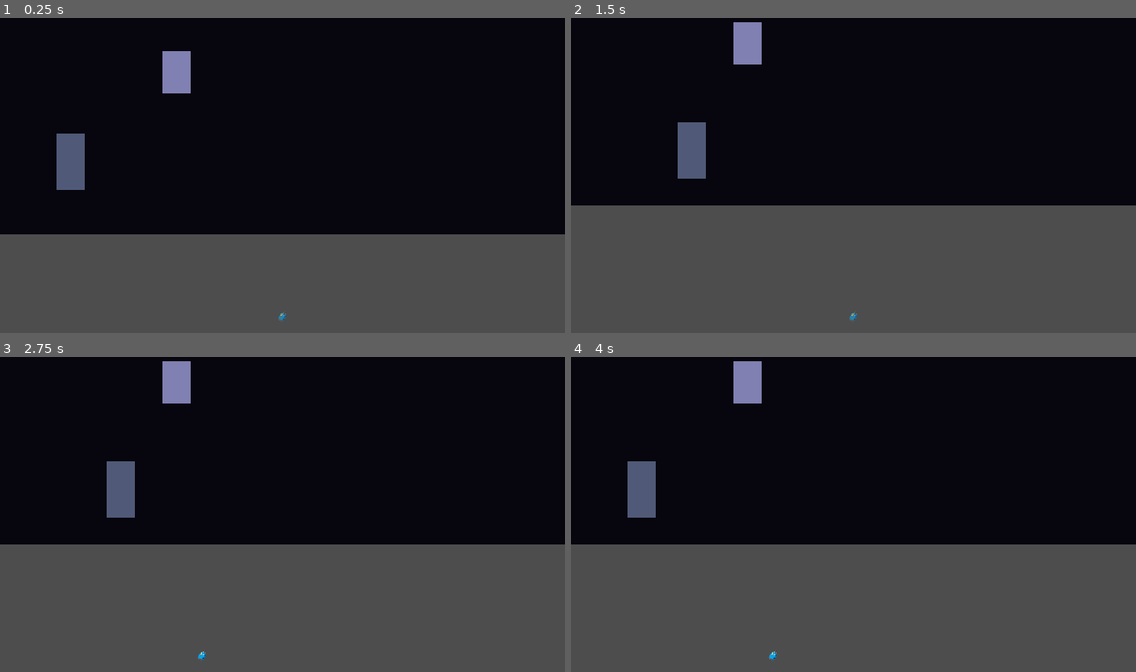
Above: before the commit, frames 1-4 (two rows, left to right).
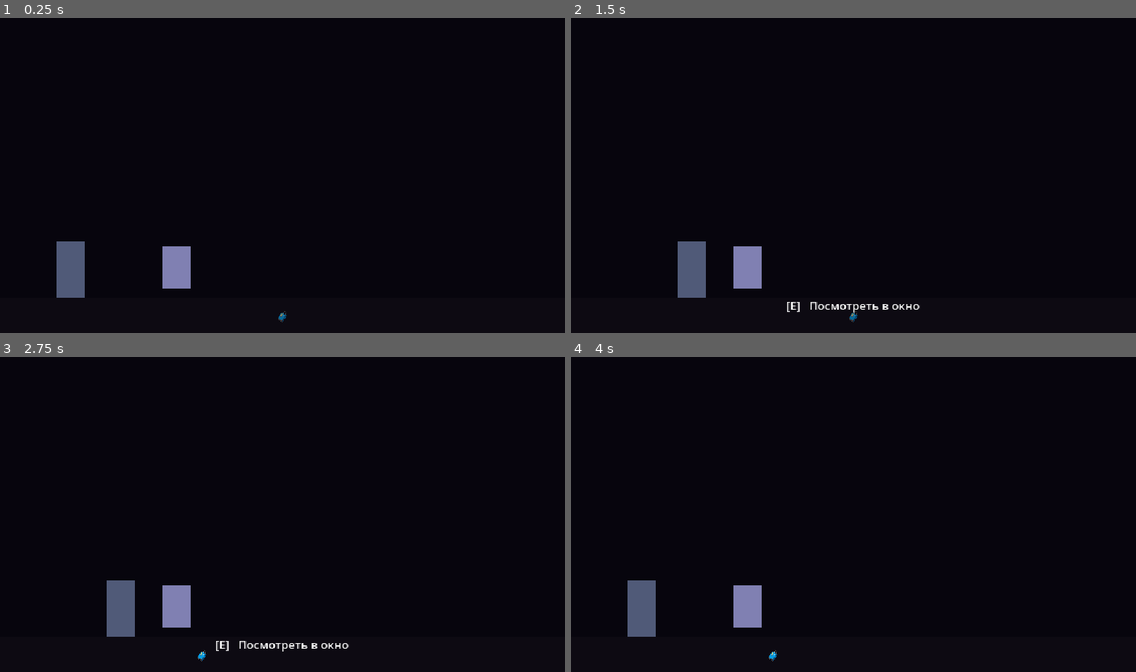
Above: after the commit, the same moments.

Repository: PNVDEVOPS/balagan_game
Game: Godot game, scene res://scenes/rooms/room_corridor.tscn
Same seed, same stepped clock (60 frames per second), same inputs: the game is played once before the commit and once after it. This scene is started directly instead of the project's main scene.
Inputs (mouse positions are in pixels of both pictures, inside the frame that each line leads up to):
- Up to frame 1 (0.25 s): no input
- Up to frame 2 (1.5 s): tap Enter at 0.5 s; move the mouse to (977, 159) at 0.52 s; hold D (move_right) 0.53-1.25 s; hold E (interact) 0.53-1.25 s; click (977, 159) at 0.67 s; drag from (740, 191) to (746, 43) at 1.27 s
- Up to frame 3 (2.75 s): click "🧳" at 2 s
- Up to frame 4 (4 s): tap Space (advance_dialogue) at 2.75 s; move the mouse to (910, 445) at 2.77 s; hold A (move_left) 2.78-3.5 s; hold F (crank) 2.78-3.5 s; tap E (interact) at 3.05 s; drag from (825, 577) to (684, 467) at 3.52 s

The runs differ from the first frame. In frame 1, 33% of the frame differs, in the area x 0-100%, y 10-100%; in frame 2, 42%; in frame 3, 42%; in frame 4, 42%, in the area x 0-100%, y 1-100%.

Commit message:
fix: floor y=660/bg=700px; fix Examinable interaction; add note stubs
Проблема: rooms были 360px (highway-формат) — floor на y=330.
InteractionRay стреляет на player.y-16. При player.y=660 → ray=644.
Examinable (size 48) нужен на y>=644 чтобы попасть в луч.

- room_entry.tscn: bg 1280×700, floor y=660, player (80,640), objects y=650,
  добавлен FloorVisual, NoteEntry1 placeholder (y=650)
- room_corridor.tscn: bg 1600×700, floor y=660, player (80,640), objects y=650,
  добавлен FloorVisual, NoteCorr1 placeholder (y=650),
  LaikaTrigger сдвинут на x=900 (away from note)
- room_closet.tscn: bg 640×700, floor y=660, player (80,640), objects y=650,
  добавлен FloorVisual, RoomBottom y=700
- room_entry_logic.gd: добавлен cam.limit_bottom = 700
- room_corridor_logic.gd: добавлен cam.limit_bottom = 700
- room_closet_logic.gd: добавлены camera limits (0,640,700)

Co-Authored-By: Claude Sonnet 4.6 <noreply@anthropic.com>

Diff:
--- a/scenes/rooms/room_closet.tscn
+++ b/scenes/rooms/room_closet.tscn
@@ -8,10 +8,10 @@
 [sub_resource type="WorldBoundaryShape2D" id="FloorShape"]
 
 [sub_resource type="RectangleShape2D" id="LeftWallShape"]
-size = Vector2(40, 373)
+size = Vector2(40, 700)
 
 [sub_resource type="RectangleShape2D" id="RightWallShape"]
-size = Vector2(40, 373)
+size = Vector2(40, 700)
 
 [sub_resource type="RectangleShape2D" id="FwdShape"]
 size = Vector2(60, 140)
@@ -21,16 +21,22 @@
 
 [node name="Background" type="ColorRect" parent="." unique_id=253234205]
 offset_right = 640.0
-offset_bottom = 360.0
+offset_bottom = 700.0
 color = Color(0.05, 0.03, 0.04, 1)
 
+[node name="FloorVisual" type="ColorRect" parent="." unique_id=253234206]
+offset_top = 660.0
+offset_right = 640.0
+offset_bottom = 700.0
+color = Color(0.08, 0.05, 0.06, 1)
+
 [node name="Player" parent="." unique_id=1035253466 instance=ExtResource("2_player")]
-position = Vector2(80, 290)
+position = Vector2(80, 640)
 
 [node name="HUD" parent="." unique_id=1235727159 instance=ExtResource("3_hud")]
 
 [node name="Floor" type="StaticBody2D" parent="." unique_id=330029863]
-position = Vector2(0, 330)
+position = Vector2(0, 660)
 
 [node name="CollisionShape2D" type="CollisionShape2D" parent="Floor" unique_id=1431270061]
 shape = SubResource("FloorShape")
@@ -39,42 +45,41 @@
 position = Vector2(-20, 350)
 
 [node name="LeftWallShape" type="CollisionShape2D" parent="LeftWall" unique_id=1485990732]
-position = Vector2(0, -176)
 shape = SubResource("LeftWallShape")
 
 [node name="RightWall" type="StaticBody2D" parent="." unique_id=1847392016]
 position = Vector2(640, 350)
 
 [node name="RightWallShape" type="CollisionShape2D" parent="RightWall" unique_id=1847392017]
-position = Vector2(0, -176)
 shape = SubResource("RightWallShape")
 
 [node name="SpawnPoint" type="Marker2D" parent="." unique_id=1335134438]
-position = Vector2(80, 290)
+position = Vector2(80, 640)
 
 [node name="RoomRight" type="Marker2D" parent="." unique_id=1731915596]
 position = Vector2(640, 180)
 
 [node name="RoomBottom" type="Marker2D" parent="." unique_id=2092527239]
-position = Vector2(0, 360)
+position = Vector2(0, 700)
 
 [node name="ForwardZone" type="Area2D" parent="." unique_id=919774612]
-position = Vector2(590, 260)
+position = Vector2(590, 640)
 collision_layer = 0
 
 [node name="CollisionShape2D" type="CollisionShape2D" parent="ForwardZone" unique_id=359820628]
 shape = SubResource("FwdShape")
 
 [node name="KapkansExaminable" parent="." unique_id=14846692 instance=ExtResource("4_exam")]
-position = Vector2(280, 270)
+position = Vector2(200, 650)
 examine_text = "Ржавые капканы. Один сломан — пружина лопнула. Давно."
 interaction_text = "Осмотреть"
 
 [node name="ChestExaminable" parent="." unique_id=1466904414 instance=ExtResource("4_exam")]
-position = Vector2(420, 270)
+position = Vector2(350, 650)
 examine_text = "Деревянный ларец. Внутри — записка."
 interaction_text = "Осмотреть"
 
 [node name="ShelvesExamine" parent="." unique_id=2126327350 instance=ExtResource("4_exam")]
-position = Vector2(520, 220)
+position = Vector2(480, 650)
+examine_text = ""
 interaction_text = "Осмотреть полку"
--- a/scenes/rooms/room_corridor.tscn
+++ b/scenes/rooms/room_corridor.tscn
@@ -9,10 +9,10 @@
 [sub_resource type="WorldBoundaryShape2D" id="FloorShape"]
 
 [sub_resource type="RectangleShape2D" id="LeftWallShape"]
-size = Vector2(40, 373)
+size = Vector2(40, 700)
 
 [sub_resource type="RectangleShape2D" id="RightWallShape"]
-size = Vector2(40, 373)
+size = Vector2(40, 700)
 
 [sub_resource type="RectangleShape2D" id="ExitShape"]
 size = Vector2(60, 140)
@@ -25,16 +25,22 @@
 
 [node name="Background" type="ColorRect" parent="." unique_id=769216410]
 offset_right = 1600.0
-offset_bottom = 360.0
+offset_bottom = 700.0
 color = Color(0.03, 0.02, 0.05, 1)
 
+[node name="FloorVisual" type="ColorRect" parent="." unique_id=769216411]
+offset_top = 660.0
+offset_right = 1600.0
+offset_bottom = 700.0
+color = Color(0.05, 0.04, 0.07, 1)
+
 [node name="Player" parent="." unique_id=1035253465 instance=ExtResource("2_player")]
-position = Vector2(80, 290)
+position = Vector2(80, 640)
 
 [node name="HUD" parent="." unique_id=1235727158 instance=ExtResource("3_hud")]
 
 [node name="Floor" type="StaticBody2D" parent="." unique_id=330029862]
-position = Vector2(0, 330)
+position = Vector2(0, 660)
 
 [node name="CollisionShape2D" type="CollisionShape2D" parent="Floor" unique_id=1431270060]
 shape = SubResource("FloorShape")
@@ -43,44 +49,47 @@
 position = Vector2(-20, 350)
 
 [node name="LeftWallShape" type="CollisionShape2D" parent="LeftWall" unique_id=1485990731]
-position = Vector2(0, -176)
 shape = SubResource("LeftWallShape")
 
 [node name="RightWall" type="StaticBody2D" parent="." unique_id=1847392014]
 position = Vector2(1600, 350)
 
 [node name="RightWallShape" type="CollisionShape2D" parent="RightWall" unique_id=1847392015]
-position = Vector2(0, -176)
 shape = SubResource("RightWallShape")
 
 [node name="SpawnPoint" type="Marker2D" parent="." unique_id=406902745]
-position = Vector2(80, 290)
+position = Vector2(80, 640)
 
 [node name="RoomRight" type="Marker2D" parent="." unique_id=1299071123]
 position = Vector2(1600, 180)
 
 [node name="RoomBottom" type="Marker2D" parent="." unique_id=755932259]
-position = Vector2(0, 360)
+position = Vector2(0, 700)
 
 [node name="ExitZone" type="Area2D" parent="." unique_id=1412378077]
-position = Vector2(1560, 260)
+position = Vector2(1560, 640)
 collision_layer = 0
 
 [node name="CollisionShape2D" type="CollisionShape2D" parent="ExitZone" unique_id=2066047497]
 shape = SubResource("ExitShape")
 
 [node name="WindowExamine" parent="." unique_id=156421091 instance=ExtResource("5_exam")]
-position = Vector2(200, 200)
-examine_text = "Двор. Снег по колено, ничего не разобрать."
+position = Vector2(200, 650)
+examine_text = "Темно за окном."
 interaction_text = "Посмотреть в окно"
 
+[node name="NoteCorr1" parent="." unique_id=156421092 instance=ExtResource("5_exam")]
+position = Vector2(700, 650)
+examine_text = ""
+interaction_text = "Осмотреть записку"
+
 [node name="LaikaTrigger" type="Area2D" parent="." unique_id=874890696]
-position = Vector2(700, 260)
+position = Vector2(900, 640)
 collision_layer = 0
 
 [node name="CollisionShape2D" type="CollisionShape2D" parent="LaikaTrigger" unique_id=1636203791]
 shape = SubResource("LaikaTriggerShape")
 
 [node name="Laika" parent="." unique_id=157373864 instance=ExtResource("4_laika")]
-position = Vector2(1100, 290)
+position = Vector2(1200, 660)
 auto_appear = false
--- a/scenes/rooms/room_entry.tscn
+++ b/scenes/rooms/room_entry.tscn
@@ -8,10 +8,10 @@
 [sub_resource type="WorldBoundaryShape2D" id="FloorShape"]
 
 [sub_resource type="RectangleShape2D" id="LeftWallShape"]
-size = Vector2(40, 373)
+size = Vector2(40, 700)
 
 [sub_resource type="RectangleShape2D" id="RightWallShape"]
-size = Vector2(40, 373)
+size = Vector2(40, 700)
 
 [sub_resource type="RectangleShape2D" id="ExitDoorShape"]
 size = Vector2(60, 140)
@@ -24,16 +24,22 @@
 
 [node name="Background" type="ColorRect" parent="." unique_id=1315570580]
 offset_right = 1280.0
-offset_bottom = 360.0
+offset_bottom = 700.0
 color = Color(0.04, 0.02, 0.06, 1)
 
+[node name="FloorVisual" type="ColorRect" parent="." unique_id=1315570581]
+offset_top = 660.0
+offset_right = 1280.0
+offset_bottom = 700.0
+color = Color(0.07, 0.04, 0.09, 1)
+
 [node name="Player" parent="." unique_id=1035253464 instance=ExtResource("2_player")]
-position = Vector2(80, 290)
+position = Vector2(80, 640)
 
 [node name="HUD" parent="." unique_id=1235727157 instance=ExtResource("3_hud")]
 
 [node name="Floor" type="StaticBody2D" parent="." unique_id=330029861]
-position = Vector2(0, 330)
+position = Vector2(0, 660)
 
 [node name="CollisionShape2D" type="CollisionShape2D" parent="Floor" unique_id=1431270059]
 shape = SubResource("FloorShape")
@@ -42,45 +48,48 @@
 position = Vector2(-20, 350)
 
 [node name="LeftWallShape" type="CollisionShape2D" parent="LeftWall" unique_id=1485990730]
-position = Vector2(0, -176)
 shape = SubResource("LeftWallShape")
 
 [node name="RightWall" type="StaticBody2D" parent="." unique_id=1847392012]
 position = Vector2(1280, 350)
 
 [node name="RightWallShape" type="CollisionShape2D" parent="RightWall" unique_id=1847392013]
-position = Vector2(0, -176)
 shape = SubResource("RightWallShape")
 
 [node name="SpawnPoint" type="Marker2D" parent="." unique_id=91499139]
-position = Vector2(80, 290)
+position = Vector2(80, 640)
 
 [node name="RoomRight" type="Marker2D" parent="." unique_id=746070553]
 position = Vector2(1280, 180)
 
 [node name="RoomBottom" type="Marker2D" parent="." unique_id=1437339109]
-position = Vector2(0, 360)
+position = Vector2(0, 700)
 
 [node name="ExitDoorZone" type="Area2D" parent="." unique_id=1711091007]
-position = Vector2(30, 260)
+position = Vector2(30, 640)
 collision_layer = 0
 
 [node name="CollisionShape2D" type="CollisionShape2D" parent="ExitDoorZone" unique_id=593362008]
 shape = SubResource("ExitDoorShape")
 
 [node name="ForwardZone" type="Area2D" parent="." unique_id=1545464917]
-position = Vector2(1240, 260)
+position = Vector2(1240, 640)
 collision_layer = 0
 
 [node name="CollisionShape2D" type="CollisionShape2D" parent="ForwardZone" unique_id=613535758]
 shape = SubResource("FwdShape")
 
 [node name="ClothesExaminable" parent="." unique_id=563221368 instance=ExtResource("4_exam")]
-position = Vector2(300, 270)
+position = Vector2(300, 650)
 examine_text = "Довольно старинного вида одежда."
 interaction_text = "Осмотреть"
 
 [node name="WindowEntry" parent="." unique_id=2105272201 instance=ExtResource("4_exam")]
-position = Vector2(700, 200)
+position = Vector2(700, 650)
 examine_text = "Дорога едва видна под снегом. Следы уже замело. Обратного пути нет."
 interaction_text = "Посмотреть в окно"
+
+[node name="NoteEntry1" parent="." unique_id=2105272202 instance=ExtResource("4_exam")]
+position = Vector2(500, 650)
+examine_text = ""
+interaction_text = "Осмотреть записку"
--- a/scripts/rooms/room_closet_logic.gd
+++ b/scripts/rooms/room_closet_logic.gd
@@ -1,6 +1,14 @@
 extends Node2D
 
 func _ready() -> void:
+	var player := get_node_or_null("Player")
+	if player:
+		var cam: Camera2D = player.get_node_or_null("Camera2D")
+		if cam:
+			cam.limit_left = 0
+			cam.limit_right = 640
+			cam.limit_bottom = 700
+
 	var forward_zone := get_node_or_null("ForwardZone")
 	if forward_zone:
 		forward_zone.body_entered.connect(_on_forward_zone)
--- a/scripts/rooms/room_corridor_logic.gd
+++ b/scripts/rooms/room_corridor_logic.gd
@@ -12,6 +12,7 @@
 		if cam:
 			cam.limit_left = 0
 			cam.limit_right = 1600
+			cam.limit_bottom = 700
 
 	var exit_zone := get_node_or_null("ExitZone")
 	if exit_zone:
--- a/scripts/rooms/room_entry_logic.gd
+++ b/scripts/rooms/room_entry_logic.gd
@@ -7,6 +7,7 @@
 		if cam:
 			cam.limit_left = 0
 			cam.limit_right = 1280
+			cam.limit_bottom = 700
 
 	var exit_door := get_node_or_null("ExitDoorZone")
 	if exit_door:
